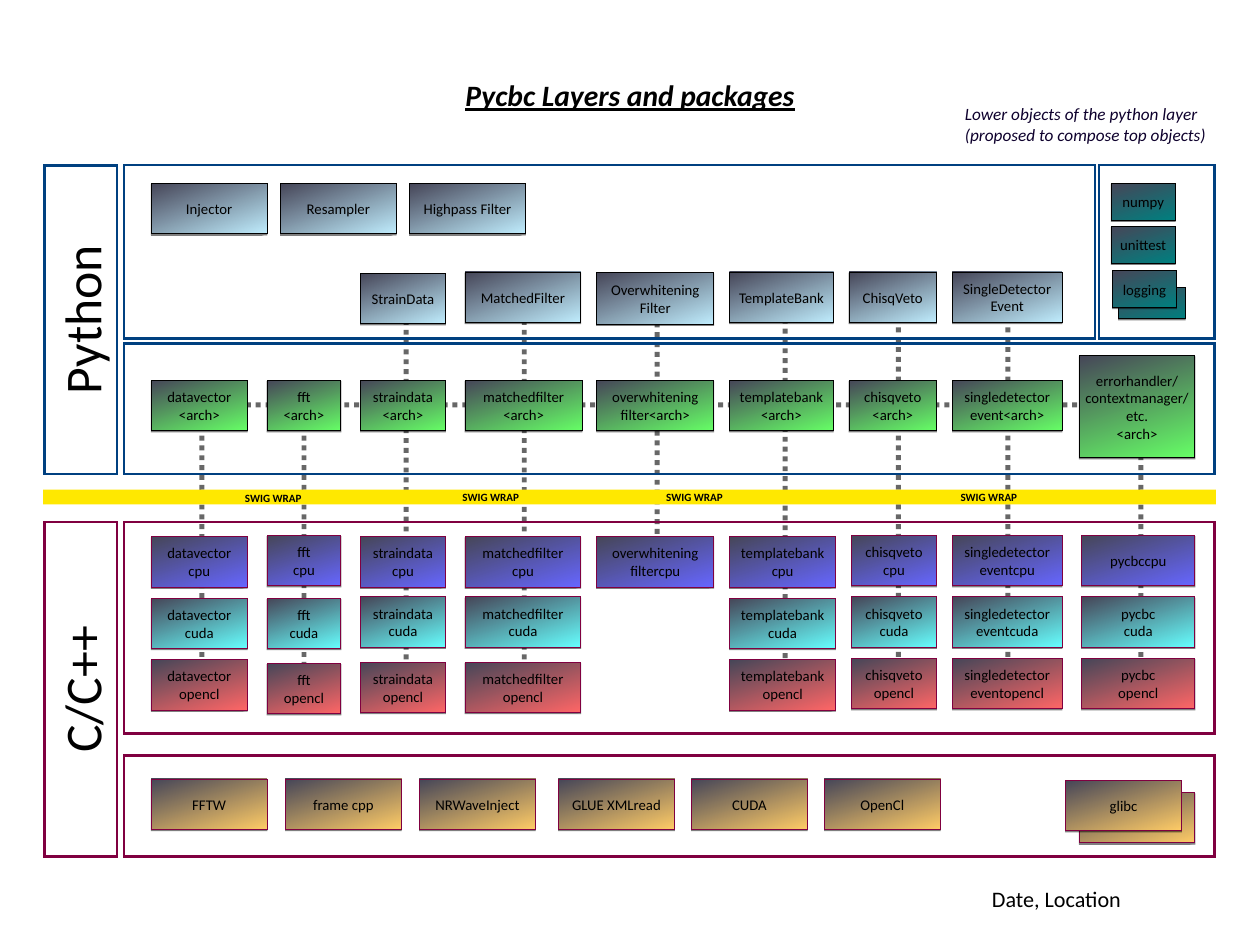
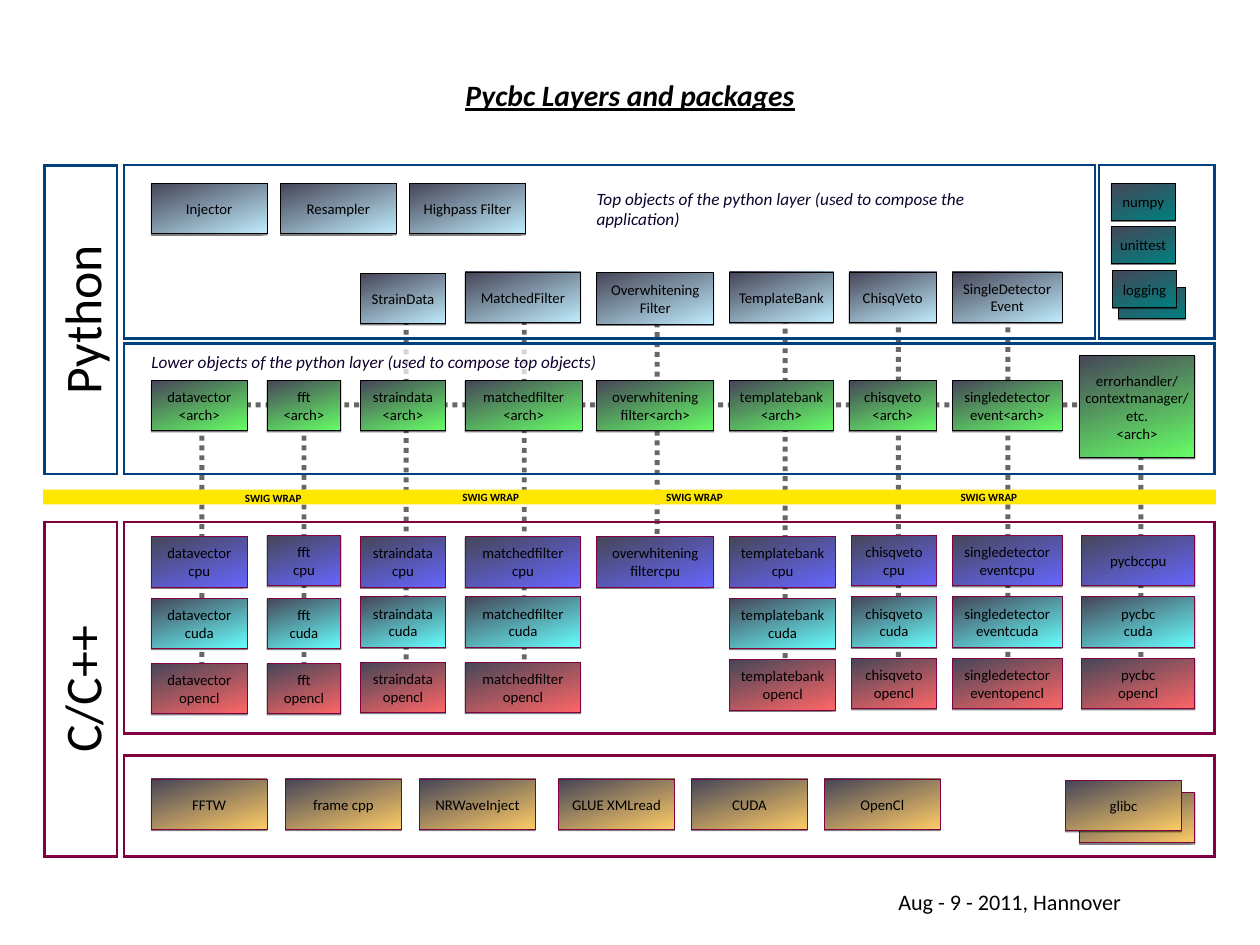
Before and after one commit to gwastro/pycbc, a slide deck: slide 6 of doc/Pycbc-Refactoring-GPU-inspiral.ppt (slide 7 before the commit). Drawn at 1260x945 pixels with LibreOffice and Linux fonts; fonts in the diff are those of the drawing; background and template pictures are left out. Boxes give left, top, right and bottom in pixels: in the first picture for what was removed or moved away, otherwise in the second. Text is boxed around its words. In the diff, an @@ line names an element or a change of style, - is before the commit and + after.

```diff
--- a/doc/Pycbc-Refactoring-GPU-inspiral.ppt
+++ b/doc/Pycbc-Refactoring-GPU-inspiral.ppt
@@ text added at (x1=597, y1=192, x2=964, y2=228), 14 pt, text #0E002D, italic @@
+Top objects of the python layer (used to compose the application)
@@ text in rectangle at (x1=151, y1=355, x2=596, y2=373): text changed @@
-Lower objects of the python layer (proposed to compose top objects)
+Lower objects of the python layer (used to compose top objects)
@@ rectangle "Lower objects of the python ..." resized from (x1=965, y1=108, x2=1206, y2=144) to (x1=152, y1=347, x2=601, y2=377) @@
@@ rectangle "Lower objects of the python ..." at (x1=152, y1=347, x2=601, y2=377): fill none to #FFFFFF at 73% opacity @@
@@ rectangle "datavector" moved from (x1=152, y1=659, x2=247, y2=710) to (x1=152, y1=664, x2=247, y2=714) @@
@@ text added at (x1=898, y1=895, x2=1121, y2=914), 18 pt, text #000000 @@
+Aug - 9 - 2011, Hannover
@@ text removed at (x1=992, y1=891, x2=1121, y2=910) @@
-Date, Location
```
Also in this commit, not shown: 11 other slides changed, 1 slide added, 2 slides removed, 2 other files.
